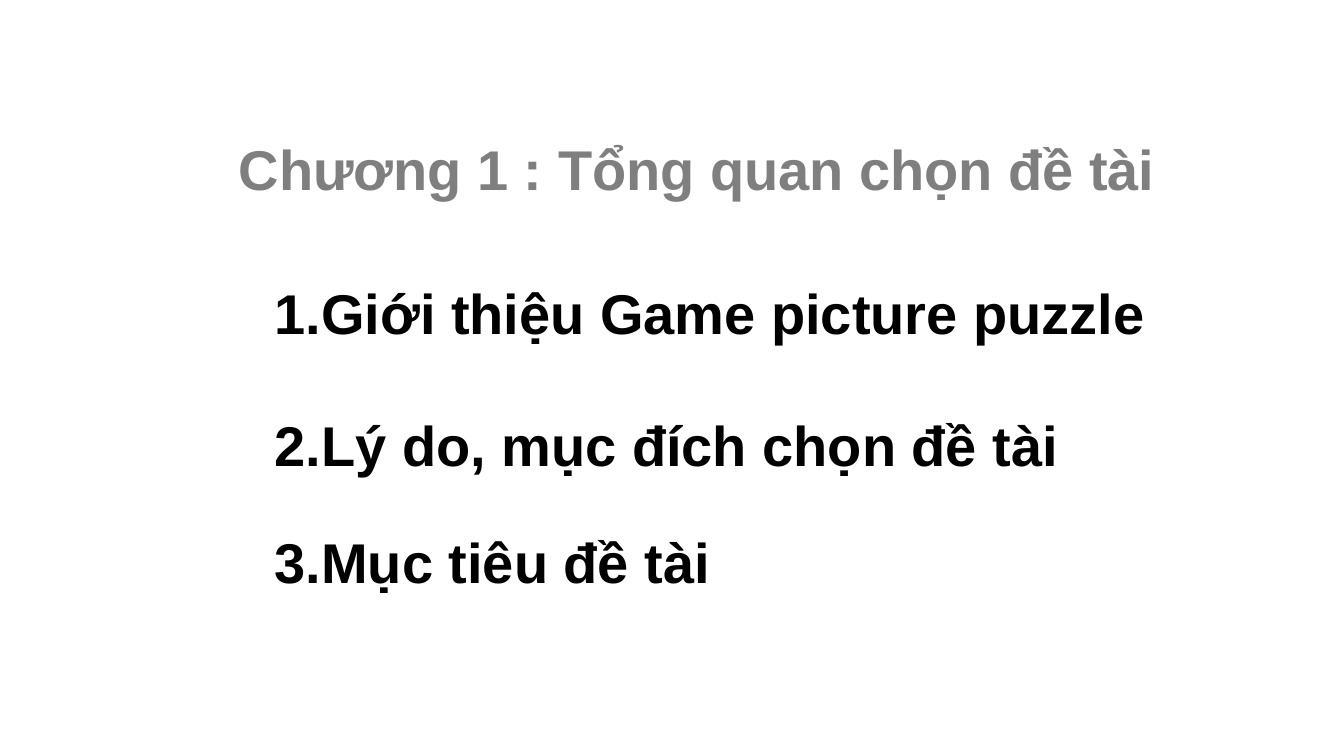
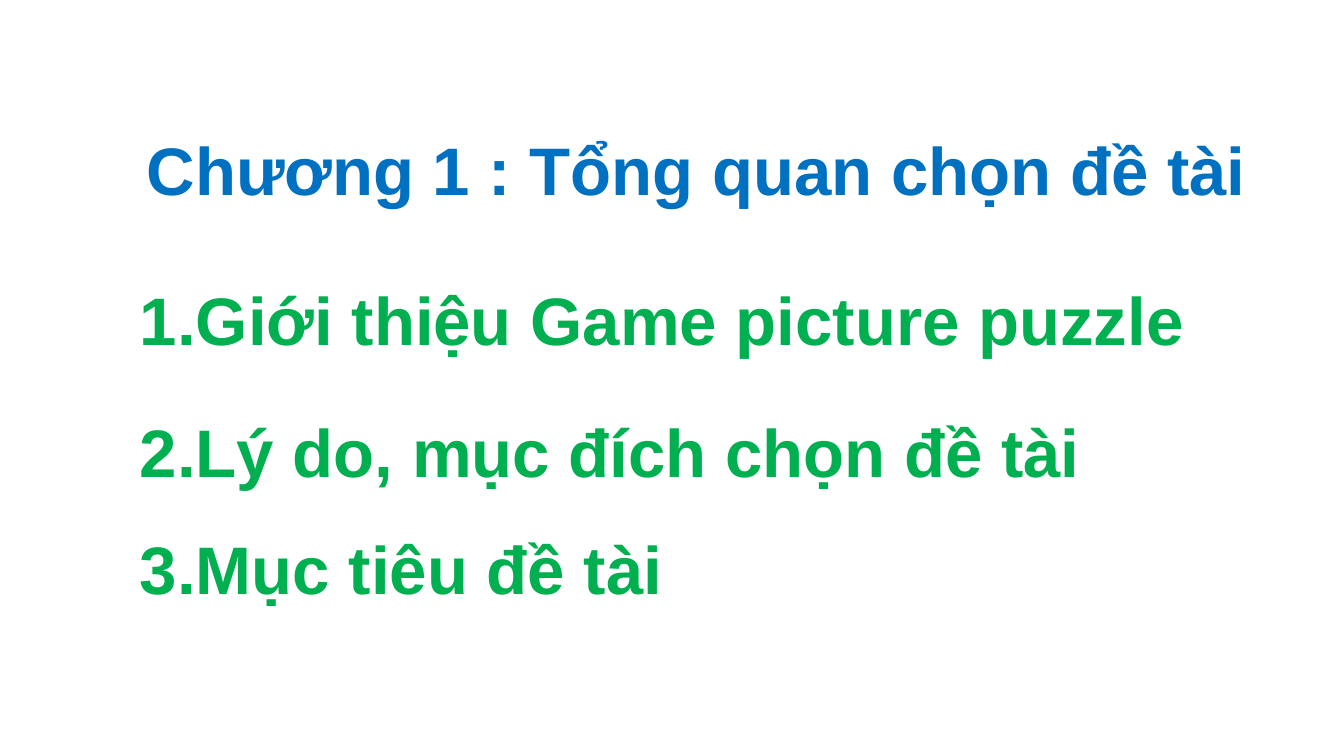
Before and after one commit to AlvinDMartin/Dat-Phuc-Doan1-GameXepHinh, a slide deck: slide 3 of Documents/Slide Bao Cao.pptx. Drawn at 1344x756 pixels with LibreOffice and Linux fonts; fonts in the diff are those of the drawing. Boxes give left, top, right and bottom in pixels: in the first picture for what was removed or moved away, otherwise in the second. Text is boxed around its words. In the diff, an @@ line names an element or a change of style, - is before the commit and + after.

```diff
--- a/Documents/Slide Bao Cao.pptx
+++ b/Documents/Slide Bao Cao.pptx
@@ text "Chương 1 : Tổng quan ...": place and size @@
-text "Chương 1 : Tổng quan ..." at <box>239,146,1154,200</box>
+text "Chương 1 : Tổng quan ..." at <box>147,142,1245,208</box>
@@ text "Chương 1 : Tổng quan ..." at <box>147,142,1245,208</box>: size 40 to 48 pt, text colour #7F7F7F to #0070C0 @@
@@ text "1.Giới thiệu Game picture puzzle": place and size @@
-text "1.Giới thiệu Game picture puzzle" at <box>275,292,1144,344</box>
+text "1.Giới thiệu Game picture puzzle" at <box>140,295,1183,358</box>
@@ size 40 to 48 pt, text colour #000000 to #00B050 in 3 elements at <box>140,295,1183,358</box>, <box>140,542,662,606</box>, <box>140,425,1079,490</box> @@
@@ text "2.Lý do, mục đích chọn ...": place and size @@
-text "2.Lý do, mục đích chọn ..." at <box>275,423,1057,476</box>
+text "2.Lý do, mục đích chọn ..." at <box>140,425,1079,490</box>
@@ text "3.Mục tiêu đề tài": place and size @@
-text "3.Mục tiêu đề tài" at <box>275,540,710,593</box>
+text "3.Mục tiêu đề tài" at <box>140,542,662,606</box>
```
Also in this commit, not shown: 13 other slides changed, 5 slides added, 3 slides removed.
